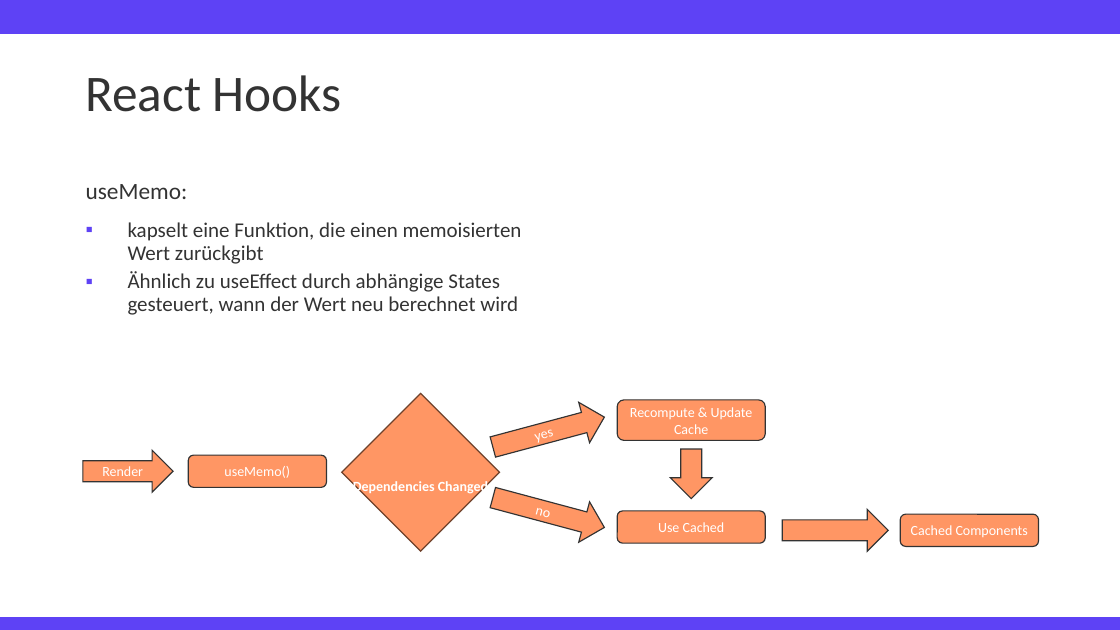
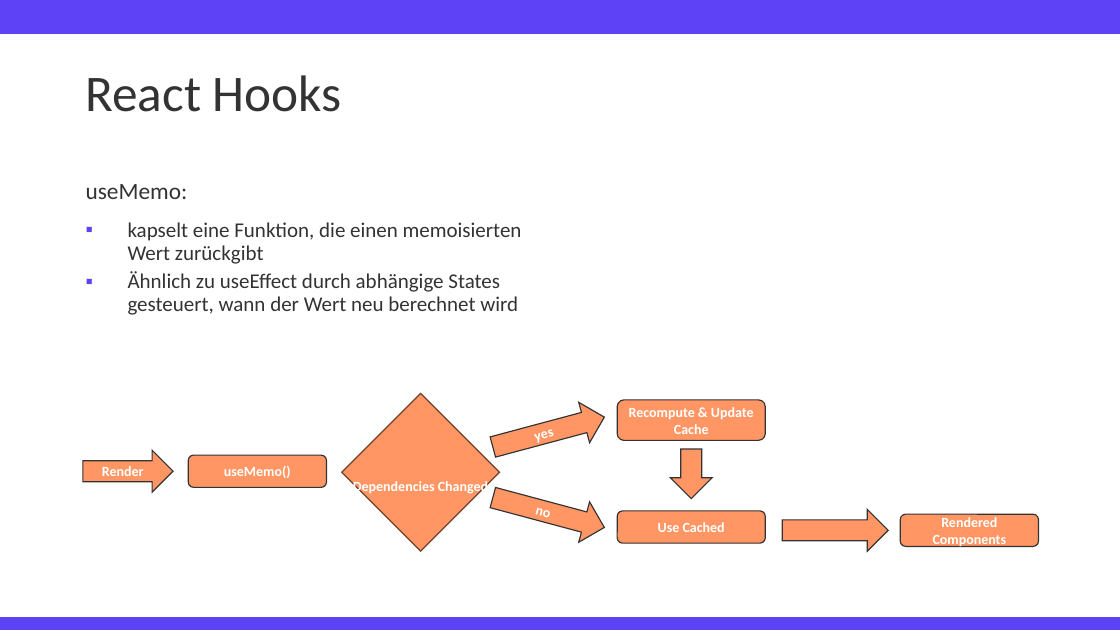
Before and after one commit to TimFehrmannAclue/techlabor_trainings_react_advanced, a slide deck: slide 40 of training_react_advanced.pptx (slide 21 before the commit). Drawn at 1120x630 pixels with LibreOffice and Linux fonts; fonts in the diff are those of the drawing; background and template pictures are left out. Boxes give left, top, right and bottom in pixels: in the first picture for what was removed or moved away, otherwise in the second. Text is boxed around its words. In the diff, an @@ line names an element or a change of style, - is before the commit and + after.

```diff
--- a/training_react_advanced.pptx
+++ b/training_react_advanced.pptx
@@ bold on in 6 elements at (83, 450, 173, 492), (618, 511, 765, 543), (618, 400, 765, 440), (487, 477, 609, 548), (487, 398, 609, 468), (188, 455, 327, 487) @@
@@ text in rounded rectangle at (933, 517, 1007, 548): text changed; bold on @@
-Cached Components
+Rendered Components
```
Also in this commit, not shown: 2 other slides changed, 35 slides added, 4 slides removed.
